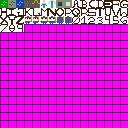
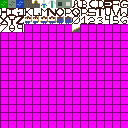
Two versions of the same layered image (128×128). Layer-by-layer changes:
painted on "Layer 0" over [32, 0, 80, 32]
